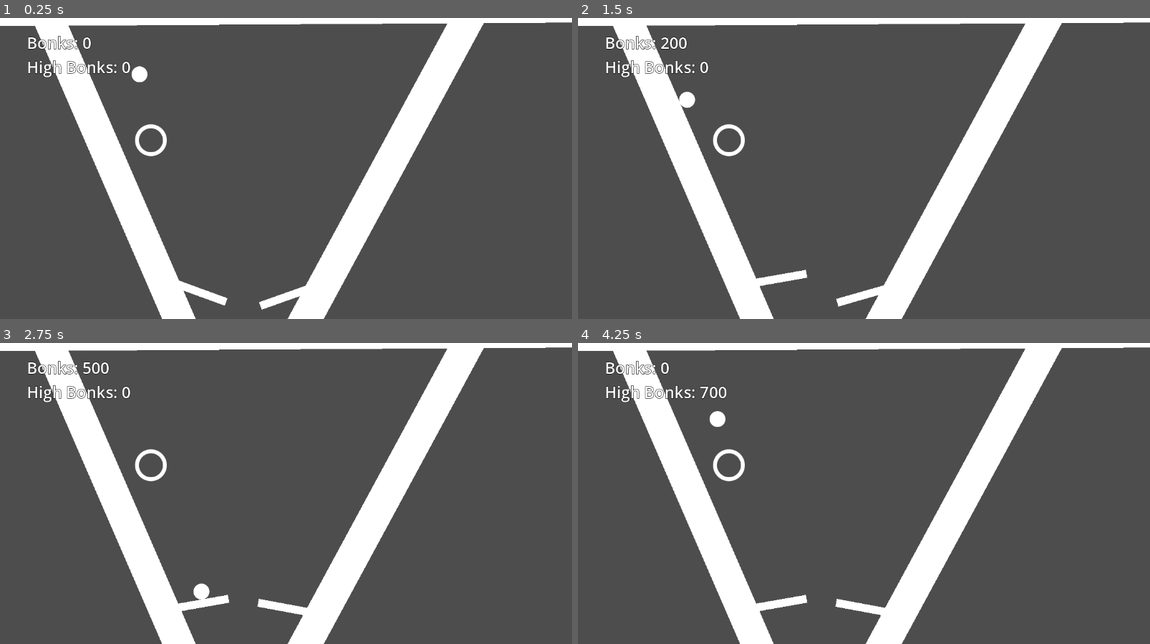
Above: before the commit, frames 1-4 (two rows, left to right).
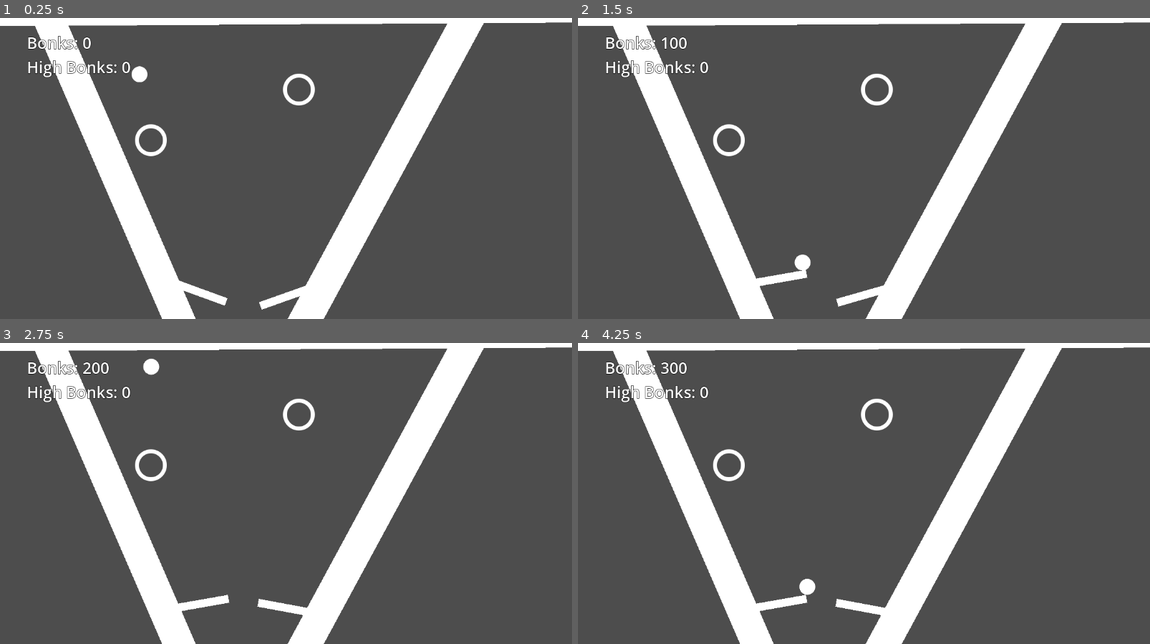
Above: after the commit, the same moments.

Repository: sfreed141/pinball
Game: Godot game, scene res://main.tscn
Same seed, same stepped clock (60 frames per second), same inputs: the game is played once before the commit and once after it.
Inputs:
- Up to frame 1 (0.25 s): no input
- Up to frame 2 (1.5 s): hold D (right) 0.53-1.28 s; hold Space (slap) 0.53-1.28 s; hold A (left) from 1.28 s (still down); tap Space (slap) at 1.35 s
- Up to frame 3 (2.75 s): release A (left) at 2.03 s; hold D (right) from 2.03 s (still down); hold Space (slap) from 2.03 s (still down)
- Up to frame 4 (4.25 s): release Space (slap) at 2.78 s; tap Space (slap) at 2.85 s; release D (right) at 3.53 s; hold A (left) from 3.53 s (still down); hold Space (slap) from 3.53 s (still down)

The runs differ from the first frame. In frame 1, 0.2% of the frame differs, in the area x 49-56%, y 18-30%; in frame 2, 0.5%; in frame 3, 0.5%; in frame 4, 0.7%, in the area x 14-56%, y 6-84%.
Error after the commit: Parse Error: Preload file "res://game/bumper_vfx.tscn" does not exist. (res://game/bumper.gd:8)

Commit message:
bumper juice

Diff:
--- a/project/game/bumper.gd
+++ b/project/game/bumper.gd
@@ -2,8 +2,10 @@
 
 signal bumped(sender)
 
-@export var strength = 1000
+@export var strength = 2000
 @export var points = 200
+
+const BUMPER_VFX = preload("res://game/bumper_vfx.tscn")
 
 func _on_body_entered(body):
 	if body is RigidBody2D:
@@ -11,3 +13,12 @@
 		var impulse = normal * strength
 		body.apply_central_impulse(impulse)
 		bumped.emit(self)
+
+		var tween = create_tween().set_trans(Tween.TRANS_BOUNCE)
+		tween.tween_property(self, "scale", Vector2(1.2, 1.2), 0.1)
+		tween.tween_property(self, "scale", Vector2(1, 1), 0.1)
+
+		var vfx = BUMPER_VFX.instantiate()
+		vfx.emitting = true
+		vfx.finished.connect(vfx.queue_free)
+		add_child(vfx)
--- a/project/main.tscn
+++ b/project/main.tscn
@@ -89,6 +89,9 @@
 [node name="Bumper" parent="World/Map" instance=ExtResource("4_ro6ew")]
 position = Vector2(304, 288)
 
+[node name="Bumper2" parent="World/Map" instance=ExtResource("4_ro6ew")]
+position = Vector2(602, 186)
+
 [node name="UI" type="CanvasLayer" parent="."]
 
 [node name="Menu" type="MarginContainer" parent="UI"]
